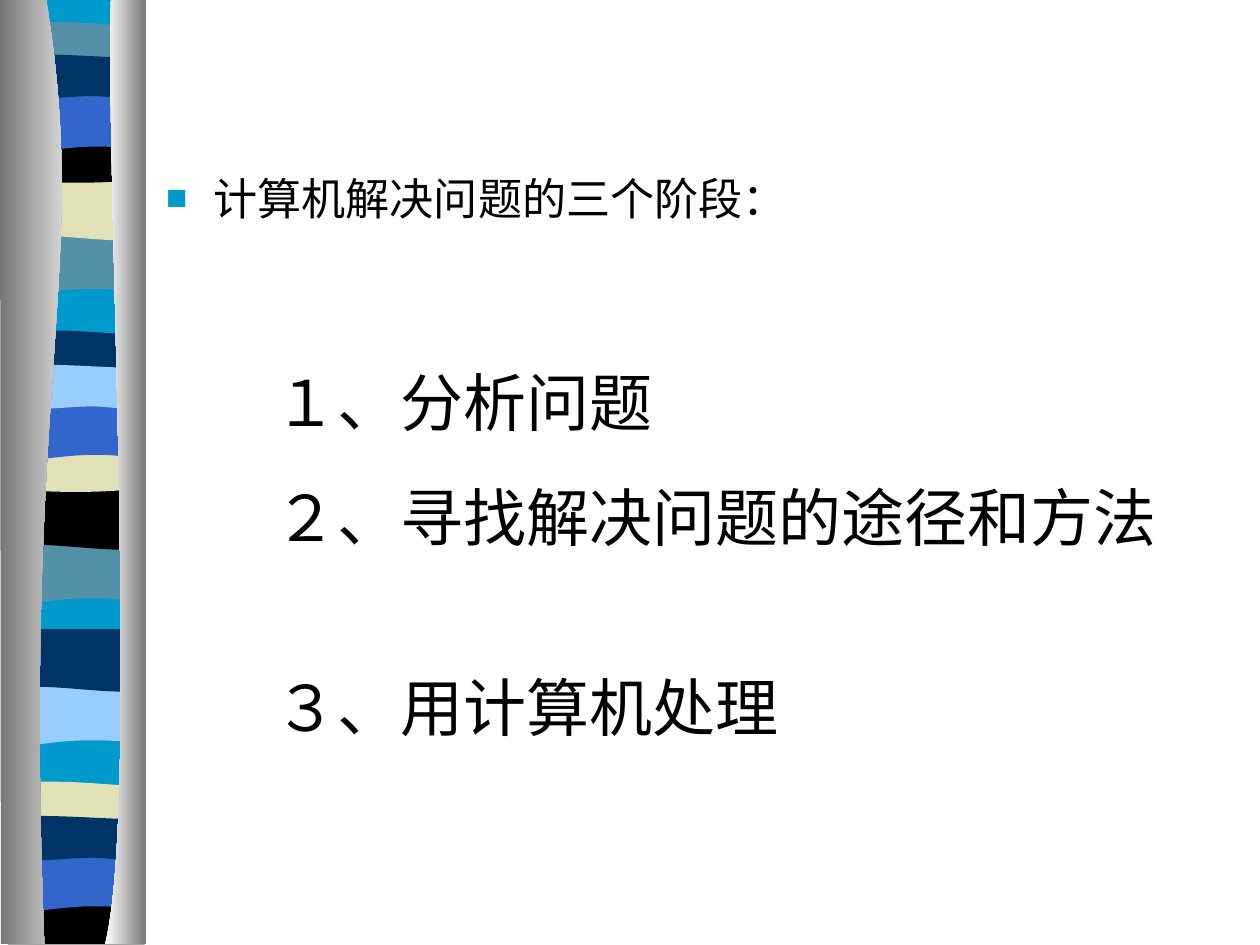
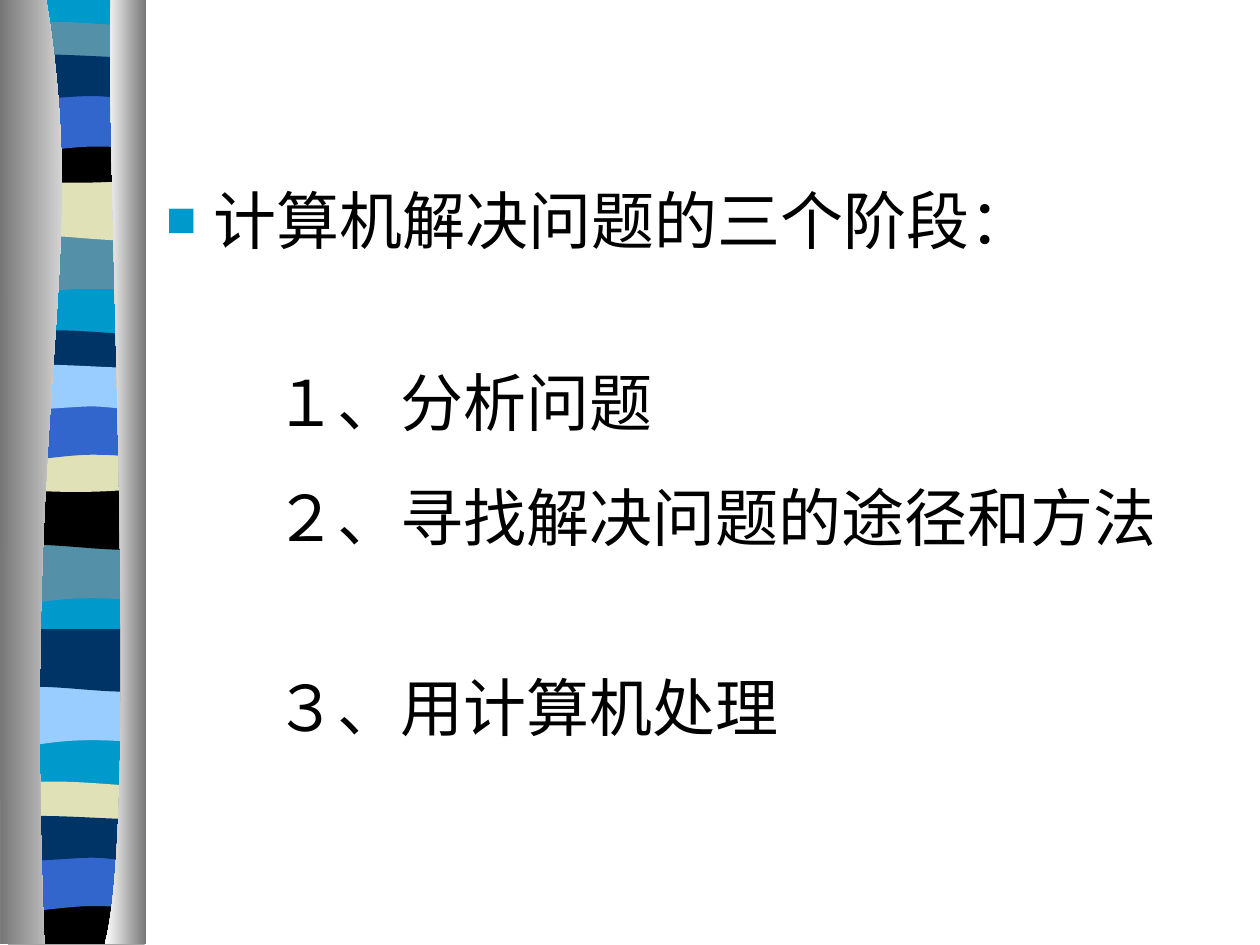
Before and after one commit to chenjobin/V-B-, a slide deck: slide 4 of 算法与编程（第一课时）.ppt. Drawn at 1260x945 pixels with LibreOffice and Linux fonts; fonts in the diff are those of the drawing. Boxes give left, top, right and bottom in pixels: in the first picture for what was removed or moved away, otherwise in the second. Text is boxed around its words. In the diff, an @@ line names an element or a change of style, - is before the commit and + after.

```diff
--- a/算法与编程（第一课时）.ppt
+++ b/算法与编程（第一课时）.ppt
@@ freeform shape at [0, 1, 90, 944]: fill gradient #767676 to #FFFFFF to gradient #FFFFFF to #767676 @@
@@ freeform shape at [105, 0, 146, 944]: fill gradient #FFFFFF to #767676 to gradient #767676 to #FFFFFF @@
@@ text "计算机解决问题的三个阶段：" at [213, 191, 1032, 249]: size 25.2 to 36 pt; line spacing 0.8 to 1 @@
@@ outline redrawn in 3 elements at [8, 446, 145, 494], [6, 403, 144, 462], [8, 362, 147, 413] @@
```
Also in this commit, not shown: 29 other slides changed, 1 slide added, 1 slide removed, 8 other files.
